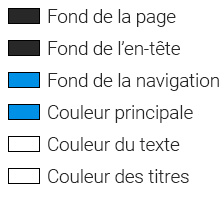
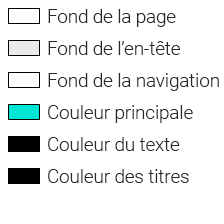
Layers edited between the first and the second 224x224 image:
pixels changed over [left=9, top=9, right=39, bottom=183] (layer not identified)
